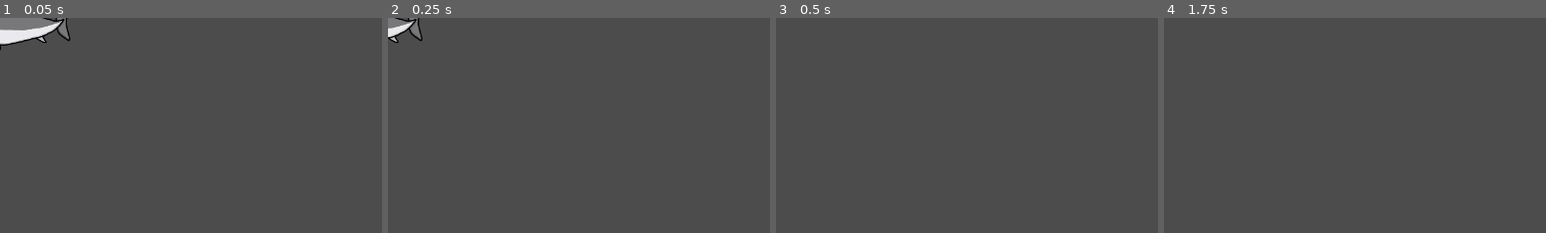
Above: before the commit, frames 1-4 (left to right).
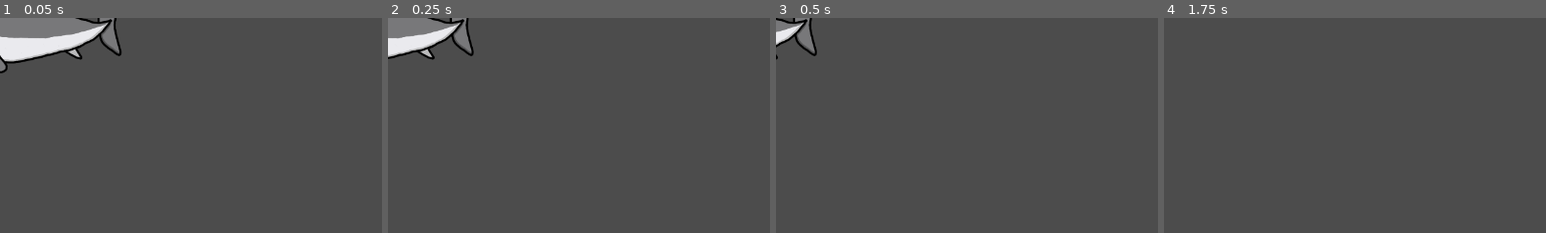
Above: after the commit, the same moments.

Repository: Daisinkaizer/Juego_prototipado
Game: Godot game, scene res://escenas/tiburoncin.tscn
Same seed, same stepped clock (60 frames per second), same inputs: the game is played once before the commit and once after it. This scene is started directly instead of the project's main scene.
Inputs:
- Up to frame 1 (0.05 s): no input
- Up to frame 2 (0.25 s): no input
- Up to frame 3 (0.5 s): no input
- Up to frame 4 (1.75 s): tap Enter at 1.25 s
The pictures show only the part of the screen within x 0-50%, y 0-50%; the shares and areas given below are measured in that part.

The runs differ from the first frame. In frame 1, 4.2% of the frame differs, in the area x 0-32%, y 0-26%; in frame 2, 2.9%; in frame 3, 1.1%; in frame 4, nothing differs.
Error in both runs: Invalid set index 'disabled' (on base: 'null instance') with value of type 'bool'. (res://AnimatedSprite.gd:4)

Commit message:
Revert "actualizacion menor"
This reverts commit 242a593fe5ee8c20df31eb356919162df75ffbdd.

Diff:
--- a/escenas/tiburoncin.tscn
+++ b/escenas/tiburoncin.tscn
@@ -17,7 +17,7 @@
 extents = Vector2( 350.396, 96.0533 )
 
 [node name="tiburoncin" type="AnimatedSprite"]
-scale = Vector2( 0.284038, 0.284038 )
+scale = Vector2( 0.4676, 0.4676 )
 frames = SubResource( 1 )
 animation = "tiburoncin"
 script = ExtResource( 4 )
